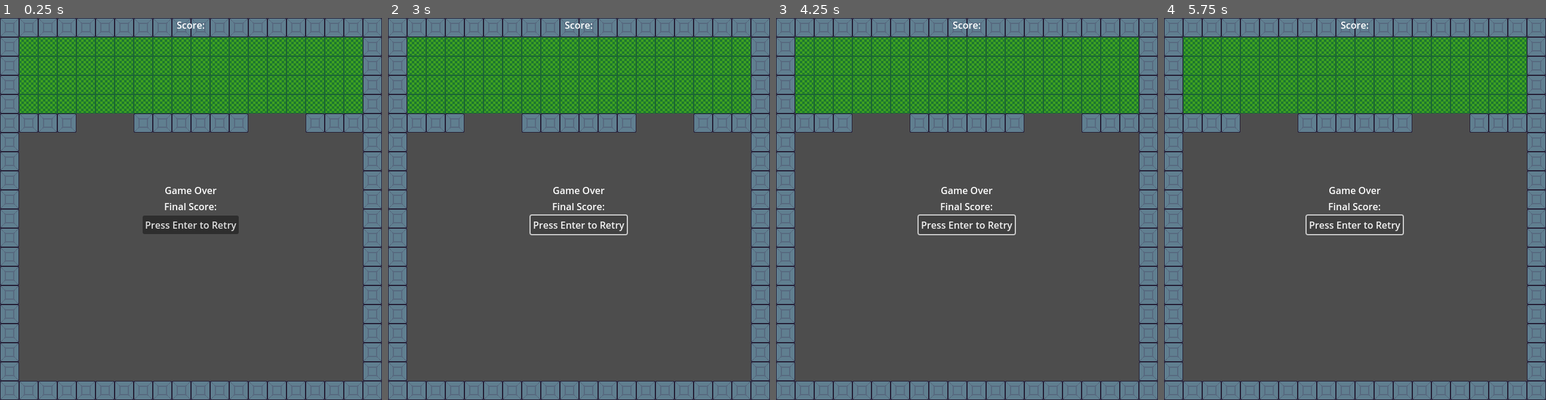
Above: before the commit, frames 1-4 (left to right).
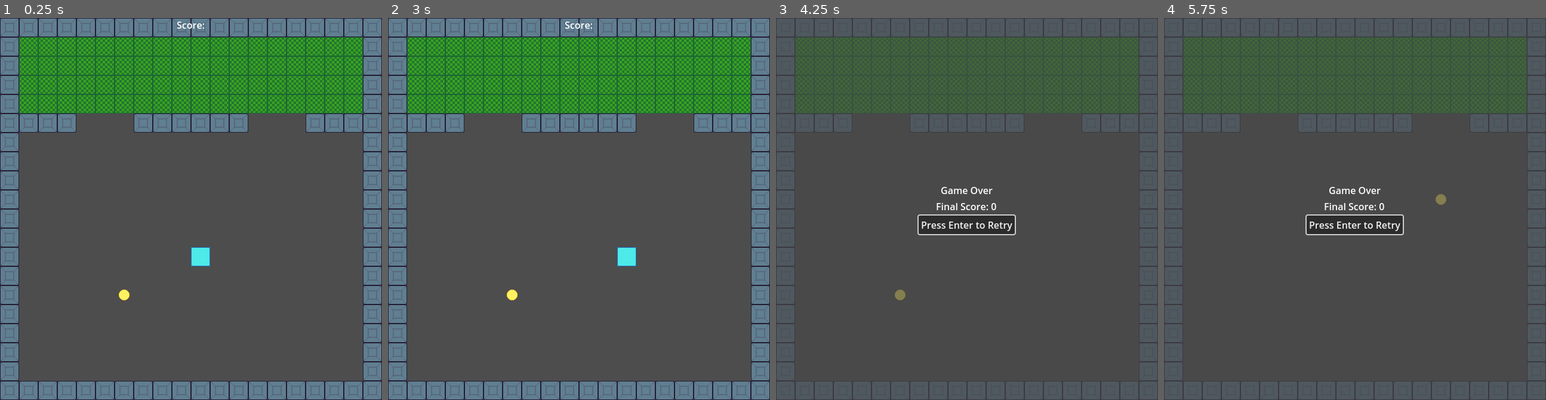
Above: after the commit, the same moments.

Repository: nateycakes/deliverySnake
Game: Godot game, scene res://src/level/builtLevels/first_level.tscn
Same seed, same stepped clock (60 frames per second), same inputs: the game is played once before the commit and once after it.
Inputs (mouse positions are in pixels of both pictures, inside the frame that each line leads up to):
- Up to frame 1 (0.25 s): no input
- Up to frame 2 (3 s): click (579, 224) at 0.5 s, where only the run before the commit has a clickable "Press Enter to Retry"; click (579, 224) at 1.25 s, where only the run before the commit has a clickable "Press Enter to Retry"; click (579, 224) at 2 s, where only the run before the commit has a clickable "Press Enter to Retry"; tap Enter (confirm) at 2.75 s; hold Right (right) from 2.78 s (still down); hold Enter (confirm) from 2.78 s (still down)
- Up to frame 3 (4.25 s): release Right (right) at 3.53 s; release Enter (confirm) at 3.53 s; hold Down (down) from 3.53 s (still down); tap Enter (confirm) at 3.6 s
- Up to frame 4 (5.75 s): release Down (down) at 4.28 s; hold Right (right) 4.28-5.03 s; hold Enter (confirm) 4.28-5.03 s; hold Up (up) from 5.03 s (still down); tap Enter (confirm) at 5.1 s

The runs differ from the first frame. In frame 1, 1.7% of the frame differs, in the area x 31-63%, y 44-74%; in frame 2, 0.9%; in frame 3, 40%, in the area x 0-100%, y 0-100%; in frame 4, 40%.
Error before the commit: Invalid access to property or key 'game_over' on a base object of type 'Node (game_manager.gd)'. (res://src/orchestration/level_manager.gd:24)

Commit message:
Game Manager rework began
Game management has been somewhat centralized in the GameManager scene,
which now has additional components: ScoreManager and LevelManager both
will handle functions related to Player Scoring and Managing active
levels and transistioning between those levels.

Next up is to work some kind of menu flow into this system to allow a
flow of:

 Title Screen -> Instructions -> Level 1 -> Game Over Screen

From there, we can then expand upon level designs and have multiple
levels to play through. FOUNDATIONS, BAYYYBEEEEEEE!!!

Diff:
--- a/src/interface/ui_layer.gd
+++ b/src/interface/ui_layer.gd
@@ -17,8 +17,8 @@
 
 # Called when the node enters the scene tree for the first time.
 func _ready():
-	GameManager.delivery_success.connect(_on_score_update) #we want to call the function, not run it!
-	GameManager.game_over.connect(_on_game_over)
+	GameManager.level_manager.delivery_success.connect(_on_score_update) #we want to call the function, not run it!
+	GameManager.level_manager.game_over.connect(_on_game_over)
 	game_over_background.visible = false
 	game_over_container.visible = false
 	return
@@ -29,19 +29,19 @@
 	pass
 
 
-#func _input(event):
-	##game_over_focus will only be true when there's a game over
-	#if GameManager.is_game_over and event.is_action_pressed("confirm"):
-		#GameManager.player_score = 0 #set this to zero because we KNOW the level is restarting
-		#get_tree().reload_current_scene()
-		#
-	#return
+func _input(event):
+	#game_over_focus will only be true when there's a game over
+	if GameManager.is_game_over and event.is_action_pressed("confirm"):
+		GameManager.score_manager.initialize_scores()
+		get_tree().reload_current_scene()
+
+	return
 
 
 
 
 func _on_score_update() -> void :
-	score_label.text = "Score: " + str(GameManager.player_score)
+	score_label.text = "Score: " + str(GameManager.score_manager.player_current_score)
 	return
 
 func toggle_score_visibility() -> void :
@@ -50,7 +50,8 @@
 
 func _on_game_over() -> void :
 	score_label_container.visible = false
-	final_score_label.text = "Final Score: " + str(GameManager.player_score)
+	GameManager.score_manager.prepare_final_score()
+	final_score_label.text = "Final Score: " + str(GameManager.score_manager.player_total_score)
 	game_over_container.visible = true
 	game_over_background.visible = true
 	retry_button.grab_focus()
--- a/src/level/level_template.gd
+++ b/src/level/level_template.gd
@@ -21,7 +21,7 @@
 
 # Called when the node enters the scene tree for the first time.
 func _ready():
-	GameManager.intiate_new_game(self)
+	GameManager.level_manager.intiate_new_game(self)
 	place_player(player_spawn_location.global_position)
 	place_new_pickup()
 	ui_layer.score_label_container.visible = true
--- a/src/level/pickup.gd
+++ b/src/level/pickup.gd
@@ -6,7 +6,7 @@
 
 # Called when the node enters the scene tree for the first time.
 func _ready():
-	snap_to_grid()
+	position = GameManager.level_manager.snap_to_grid(position)
 
 
 # Called every frame. 'delta' is the elapsed time since the previous frame.
--- a/src/orchestration/game_manager.gd
+++ b/src/orchestration/game_manager.gd
@@ -5,15 +5,17 @@
 #
 
 @onready var level_manager: LevelManager = $LevelManager
+@onready var score_manager: ScoreManager = $ScoreManager
 
-
-
-@onready var inputs = {"right": Vector2.RIGHT,
-			"left": Vector2.LEFT,
-			"up": Vector2.UP,
-			"down": Vector2.DOWN}
-
-
+@onready var is_game_over : bool = false
 
 func _ready() -> void:
 	pass
+
+
+func set_game_over():
+	is_game_over = true
+
+
+func reset_game_over_status():
+	is_game_over = false
--- a/src/orchestration/game_manager.tscn
+++ b/src/orchestration/game_manager.tscn
@@ -1,9 +1,12 @@
-[gd_scene load_steps=3 format=3 uid="uid://cqox5avknchu1"]
+[gd_scene load_steps=4 format=3 uid="uid://cqox5avknchu1"]
 
 [ext_resource type="Script" uid="uid://u2nltpvrbfv3" path="res://src/orchestration/game_manager.gd" id="1_oumax"]
 [ext_resource type="PackedScene" uid="uid://bqhitbr2xlk3f" path="res://src/orchestration/level_manager.tscn" id="2_cbdnb"]
+[ext_resource type="PackedScene" uid="uid://dybri2lqplrkv" path="res://src/orchestration/score_manager.tscn" id="3_vn8u6"]
 
 [node name="GameManager" type="Node"]
 script = ExtResource("1_oumax")
 
 [node name="LevelManager" parent="." instance=ExtResource("2_cbdnb")]
+
+[node name="ScoreManager" parent="." instance=ExtResource("3_vn8u6")]
--- a/src/orchestration/level_manager.gd
+++ b/src/orchestration/level_manager.gd
@@ -1,43 +1,55 @@
 extends Node
 class_name LevelManager
+
+# this node handles everything from setting up levels to
 
 signal delivery_success
 signal game_over
 signal level_complete
 
-@onready var player_score : int = 0
 @onready var delivery_base_score : float = 2.0
 @onready var pickup_scene : PackedScene = preload("res://src/level/pickup.tscn")
 
 @onready var current_scene : Level = null
-@onready var is_game_over : bool = false
 
-
+@onready var tile_size : int = 32
 
 #LEVEL MANAGEMENT VARIABLES
 @onready var current_level : Level = null
 @onready var level_list : Dictionary
 
+#valid inputs defined as vectors for moving the character around
+@onready var inputs = {"right": Vector2.RIGHT,
+			"left": Vector2.LEFT,
+			"up": Vector2.UP,
+			"down": Vector2.DOWN}
 
 # Called when the node enters the scene tree for the first time.
 func _ready():
-	GameManager.game_over.connect(set_game_over) #listen for Game Over signal
+	game_over.connect(set_game_over) #listen for Game Over signal
 
 
 
 func _input(event):
-	if is_game_over and event.is_action_pressed("confirm"):
-		player_score = 0 #set this to zero because we KNOW the level is restarting
+	if GameManager.is_game_over and event.is_action_pressed("confirm"):
+		GameManager.score_manager.initialize_scores()
 		get_tree().reload_current_scene()
 
 	return
 
 func intiate_new_game(calling_level : Level):
 	current_scene = calling_level
-	player_score = 0 #reset player score
-	is_game_over = false
+	GameManager.score_manager.initialize_scores()
+	GameManager.reset_game_over_status()
 	print("new game initialized!")
 
 func set_game_over():
-	is_game_over = true
+	GameManager.set_game_over()
 	print("game is over!")
+
+#unify the gridsnapping somewhere, might as well be for the level
+func snap_to_grid(input_position : Vector2):
+	#snap the player to the grid (ty kidscancode)
+	var return_position = input_position.snapped(Vector2.ONE * tile_size)
+	return_position  += Vector2.ONE * tile_size/2
+	return return_position
--- /dev/null
+++ b/src/orchestration/score_manager.gd
@@ -0,0 +1,33 @@
+extends Node
+class_name ScoreManager
+
+#handles everything related to the playerScore
+
+
+@onready var player_total_score : int = 0
+@onready var player_current_score : int = 0
+
+
+func prepare_final_score():
+	player_total_score += player_current_score
+	return
+
+func initialize_scores():
+	player_current_score = 0
+	player_total_score = 0
+	return
+
+func reset_current_score():
+	player_current_score = 0
+	return
+
+func add_current_score_to_total_score():
+	player_total_score += player_current_score
+	return
+
+func modify_current_score(increase : bool, value: int):
+	if increase:
+		player_current_score += value
+	else:
+		player_current_score -= value
+	return
--- /dev/null
+++ b/src/orchestration/score_manager.tscn
@@ -0,0 +1,6 @@
+[gd_scene load_steps=2 format=3 uid="uid://dybri2lqplrkv"]
+
+[ext_resource type="Script" uid="uid://0qg6jcj1ycr4" path="res://src/orchestration/score_manager.gd" id="1_p1wok"]
+
+[node name="ScoreManager" type="Node"]
+script = ExtResource("1_p1wok")
--- a/src/player/player_body.gd
+++ b/src/player/player_body.gd
@@ -14,7 +14,7 @@
 
 # Called when the node enters the scene tree for the first time.
 func _ready():
-	snap_to_grid()
+	position = GameManager.level_manager.snap_to_grid(position)
 
 
 # Called every frame. 'delta' is the elapsed time since the previous frame.
@@ -24,8 +24,8 @@
 
 func snap_to_grid():
 	#snap the player to the grid (ty kidscancode)
-	global_position = global_position.snapped(Vector2.ONE * GameManager.tile_size)
-	global_position += Vector2.ONE * GameManager.tile_size/2
+	global_position = global_position.snapped(Vector2.ONE * GameManager.level_manager.tile_size)
+	global_position += Vector2.ONE * GameManager.level_manager.tile_size/2
 
 
 func get_tail_node():
--- a/src/player/player_head.gd
+++ b/src/player/player_head.gd
@@ -30,7 +30,7 @@
 
 # Called when the node enters the scene tree for the first time.
 func _ready():
-	snap_to_grid()
+	position = GameManager.level_manager.snap_to_grid(position)
 
 func _process(delta: float) -> void:
 	pass
@@ -39,8 +39,8 @@
 func _unhandled_input(event):
 	#iterate through all the diff defined positions the player can move, and grab the keys of the dict they're stored in
 	#the keys are named the SAME as the input action so we can take advantage in "is_action_pressed"
-	for dir in GameManager.inputs.keys():
-		if event.is_action_pressed(dir) && is_valid_direction(GameManager.inputs.get(dir)): #player has pushed a movement key!
+	for dir in GameManager.level_manager.inputs.keys():
+		if event.is_action_pressed(dir) && is_valid_direction(GameManager.level_manager.inputs.get(dir)): #player has pushed a movement key!
 			if walk_speed_timer.is_stopped(): #player hasn't started moving yet
 				walk_speed_timer.start(walk_speed_value)
 				move(dir)
@@ -51,20 +51,20 @@
 	#this func will test if the player is trying to input an invalid move
 	# example: trying to move down while moving up, trying to move left while moving right, etc
 
-	if input_direction == GameManager.inputs.get(last_direction):
+	if input_direction == GameManager.level_manager.inputs.get(last_direction):
 		return false #this is a duplicate keypress, FOH with that!
 
 	#no inputting left while travelling right
-	if (input_direction == Vector2.LEFT) && (GameManager.inputs.get(last_direction) == Vector2.RIGHT):
+	if (input_direction == Vector2.LEFT) && (GameManager.level_manager.inputs.get(last_direction) == Vector2.RIGHT):
 		return false
 	#no inputting right while travelling left
-	if (input_direction == Vector2.RIGHT) && (GameManager.inputs.get(last_direction) == Vector2.LEFT):
+	if (input_direction == Vector2.RIGHT) && (GameManager.level_manager.inputs.get(last_direction) == Vector2.LEFT):
 		return false
 	#no inputting up while travelling down
-	if (input_direction == Vector2.UP) && (GameManager.inputs.get(last_direction) == Vector2.DOWN):
+	if (input_direction == Vector2.UP) && (GameManager.level_manager.inputs.get(last_direction) == Vector2.DOWN):
 		return false
 	#no inputting up while travelling down
-	if (input_direction == Vector2.DOWN) && (GameManager.inputs.get(last_direction) == Vector2.UP):
+	if (input_direction == Vector2.DOWN) && (GameManager.level_manager.inputs.get(last_direction) == Vector2.UP):
 		return false
 
 	#if we made it this far, then we're good
@@ -72,12 +72,12 @@
 
 func move(dir):
 	#update the raycast to see if there is a wall that we'd run into
-	wall_detector.target_position = GameManager.inputs[dir] * GameManager.tile_size
+	wall_detector.target_position = GameManager.level_manager.inputs[dir] * GameManager.level_manager.tile_size
 	wall_detector.force_raycast_update()
 	if !wall_detector.is_colliding():
 		tail_position = global_position #save our previous position for ezpz adding children
 		#print("tail position is now " + str(tail_position))
-		position += GameManager.inputs[dir] * GameManager.tile_size
+		position += GameManager.level_manager.inputs[dir] * GameManager.level_manager.tile_size
 		update_tail_positions()
 	else:
 		hit_wall.emit()
@@ -176,9 +176,9 @@
 
 func delivery_success(count : int):
 	var exponent : float = float(count)
-	var delivery_points = pow(GameManager.delivery_base_score, exponent)
-	GameManager.player_score += int(delivery_points)
-	GameManager.delivery_success.emit()
+	var delivery_points = pow(GameManager.level_manager.delivery_base_score, exponent)
+	GameManager.score_manager.modify_current_score(true, int(delivery_points))
+	GameManager.level_manager.delivery_success.emit()
 	sever_tail()
 
 func on_enter_delivery_zone():
@@ -203,7 +203,7 @@
 func destroy_player():
 	get_tree().paused = true
 	player_destroyed.emit()
-	GameManager.game_over.emit() #this is what the UI and Game Manager will listen for
+	GameManager.level_manager.game_over.emit() #this is what the UI and Game Manager will listen for
 	walk_speed_timer.stop()
 	sever_tail()
 	queue_free()
Not shown, added: src/orchestration/score_manager.gd.uid
